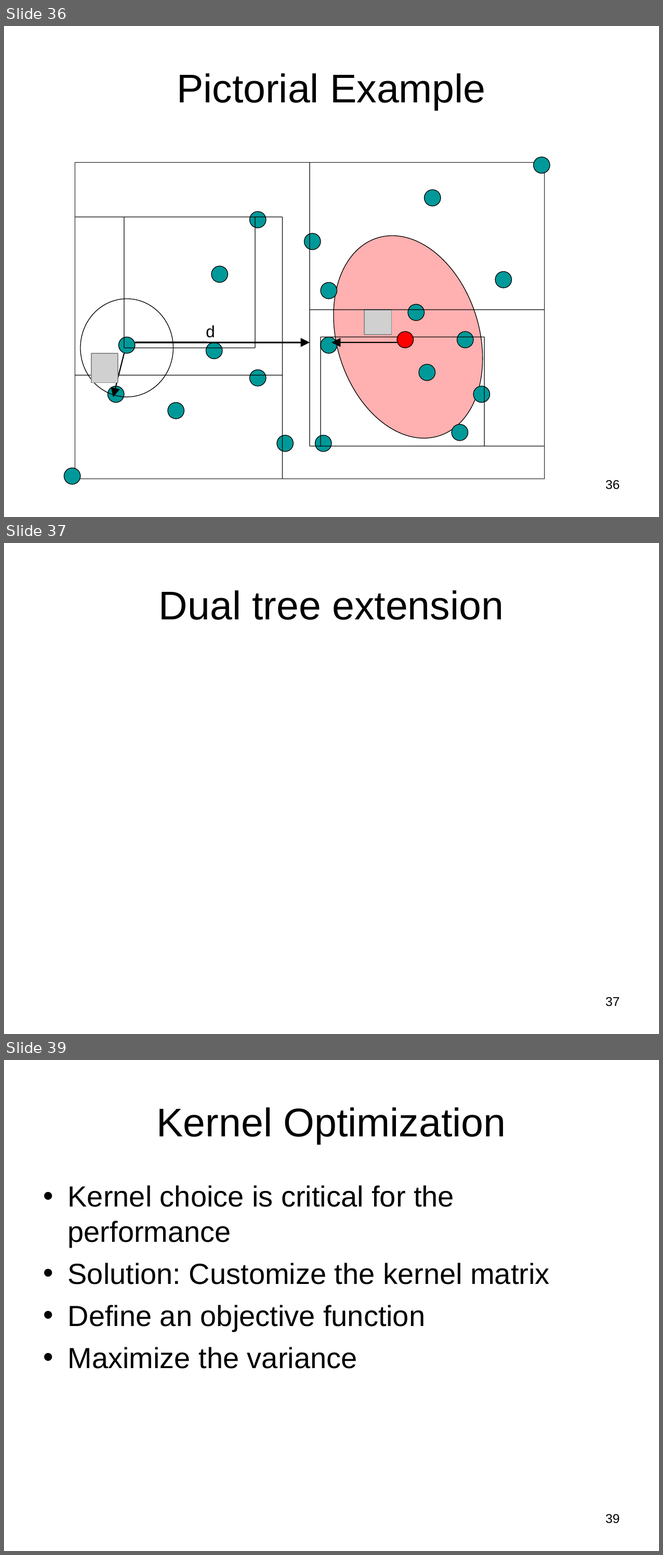
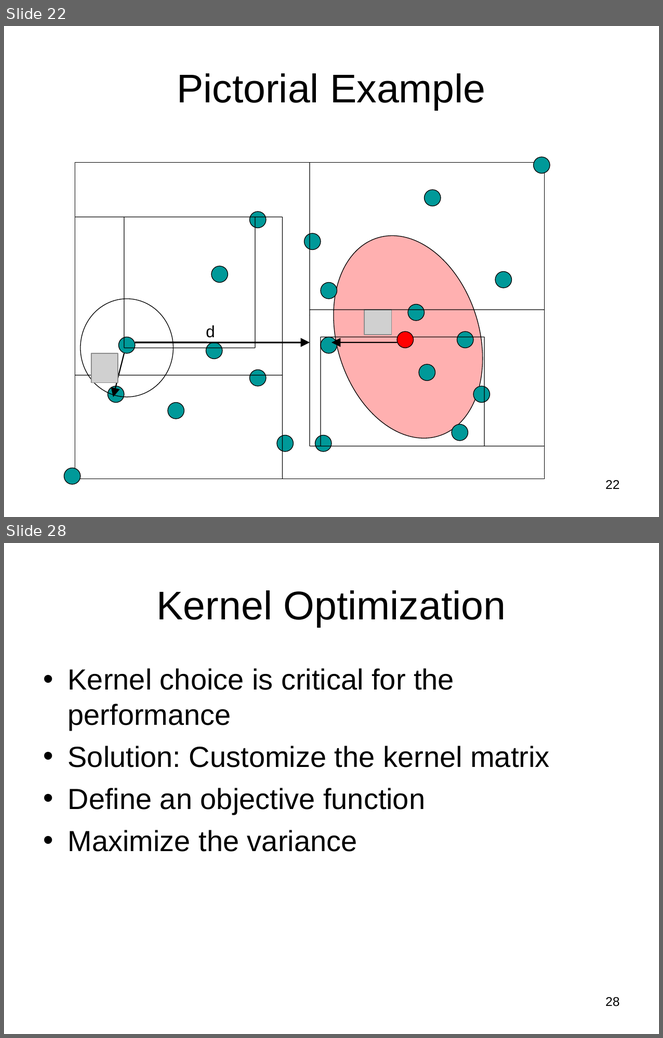
Before and after one commit to subailong/mlpack, a slide deck: fastlib/u/nvasil/docs/proposal/proposal.ppt. Shown one above the other, each under a label of ours: slides 36, 37 and 39 before the commit, slides 22 and 28 after it; the slides between them are not shown. The pictures are 663x1555 and 663x1038 pixels, drawn with LibreOffice and Linux fonts; fonts in the diff are those of the drawing; grey boxes stand for pictures. Boxes give left, top, right and bottom in pixels: in the first picture for what was removed or moved away, otherwise in the second. Text is boxed around its words. In the diff, an @@ line names an element or a change of style, - is before the commit and + after.

```diff
--- a/fastlib/u/nvasil/docs/proposal/proposal.ppt
+++ b/fastlib/u/nvasil/docs/proposal/proposal.ppt
@@ slide 37 removed at (4,543,659,1034), background #FFFFFF @@
@@ title removed at (159,590,504,620) @@
-Dual tree extension
@@ page number removed at (606,997,620,1007) @@
-37
@@ what was slide 36 is now slide 22 @@
@@ page number at (606,480,620,489): text changed @@
-36
+22
@@ what was slide 39 is now slide 28 @@
@@ page number at (606,997,620,1007): text changed @@
-39
+28
```
Also in this commit, not shown: 23 slides changed, 11 slides added, 8 other slides removed.
